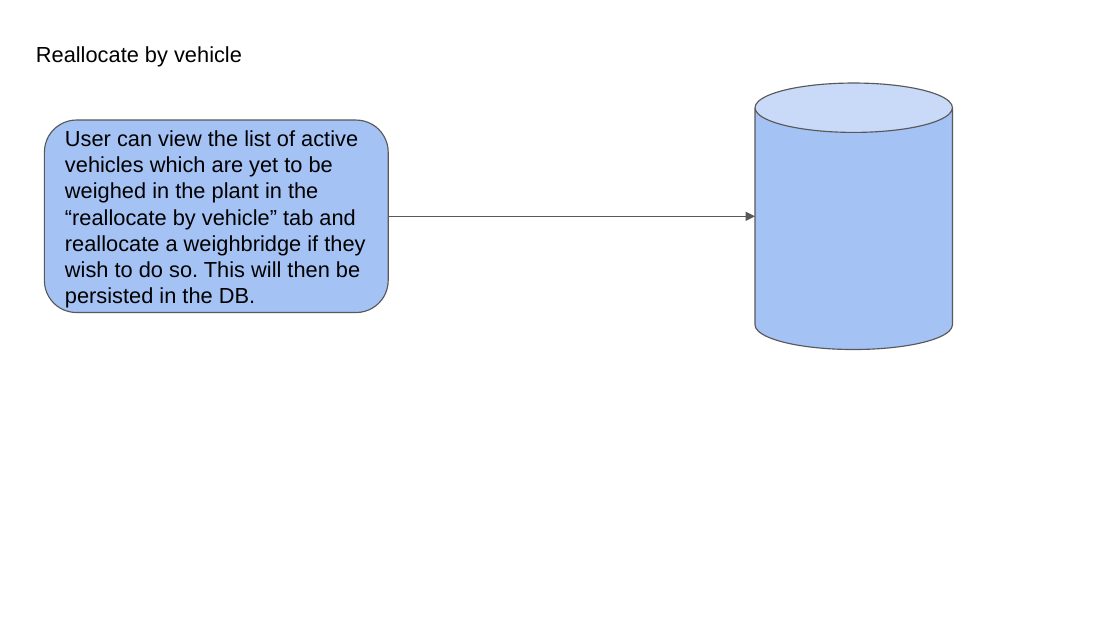
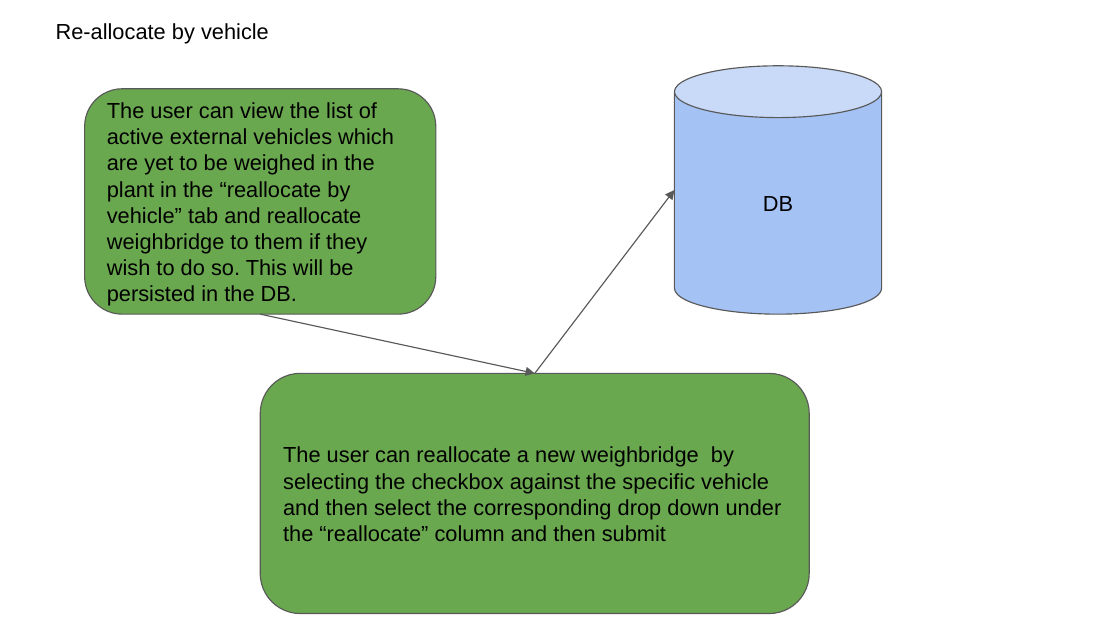
Before and after one commit to elogic-cscts/cscts_srs, a slide deck: slide 4 of Weigh_Bridge_Management_SRS/weighbridge-flow.pptx (slide 3 before the commit). Drawn at 1120x630 pixels with LibreOffice and Linux fonts; fonts in the diff are those of the drawing. Boxes give left, top, right and bottom in pixels: in the first picture for what was removed or moved away, otherwise in the second. Text is boxed around its words. In the diff, an @@ line names an element or a change of style, - is before the commit and + after.

Commit message:
yard ad stcokpile, weighbridge flow ppt

```diff
--- a/Weigh_Bridge_Management_SRS/weighbridge-flow.pptx
+++ b/Weigh_Bridge_Management_SRS/weighbridge-flow.pptx
@@ text at (x1=56, y1=23, x2=269, y2=44): text changed @@
-Reallocate by vehicle
+Re-allocate by vehicle
@@ rounded rectangle "The user can view the ..." resized from (x1=45, y1=120, x2=389, y2=312) to (x1=85, y1=88, x2=437, y2=314) @@
@@ rounded rectangle "The user can view the ..." at (x1=85, y1=88, x2=437, y2=314): fill #A4C2F4 to #6AA84F @@
@@ cylinder added at (x1=674, y1=66, x2=881, y2=315), fill #A4C2F4, outline #595959 0.75 pt, 14 pt, text #000000 @@
+DB
@@ cylinder removed at (x1=755, y1=83, x2=952, y2=349) @@
@@ text in rounded rectangle at (x1=107, y1=102, x2=394, y2=306): text changed @@
-User can view the list of active vehicles which are yet to be weighed in the plant in the “reallocate by vehicle” tab and reallocate a weighbridge if they wish to do so. This will then be persisted in the DB.
+The user can view the list of active external vehicles which are yet to be weighed in the plant in the “reallocate by vehicle” tab and reallocate weighbridge to them if they wish to do so. This will be persisted in the DB.
@@ arrow added from (534, 373) to (674, 190), #595959 0.75 pt @@
@@ arrow removed from (389, 216) to (755, 216) @@
@@ arrow added from (260, 315) to (534, 373), #595959 0.75 pt @@
@@ rounded rectangle added at (x1=260, y1=373, x2=809, y2=613), fill #6AA84F, outline #595959 0.75 pt, 14 pt, text #000000 @@
+The user can reallocate a new weighbridge by selecting the checkbox against the specific vehicle and then select the corresponding drop down under the “reallocate” column and then submit
```
Also in this commit, not shown: 3 slides added, 1 slide removed, 1 other file.
